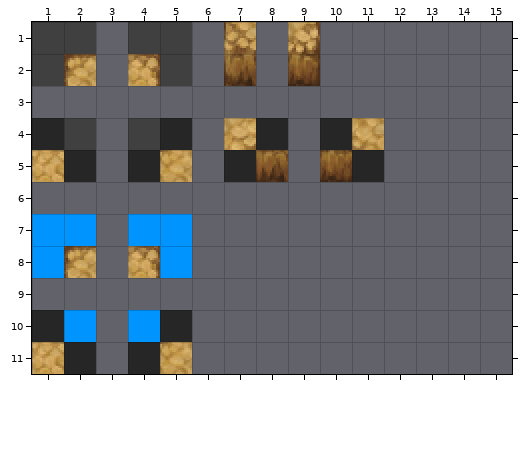
Two states of a Tiled map, resources/maps/rules_cave/rule_06e.tmx. This is how it looked before the edit.
Cells are 16x16 px. Shown: x 1..15, y 1..11.
Once edited:
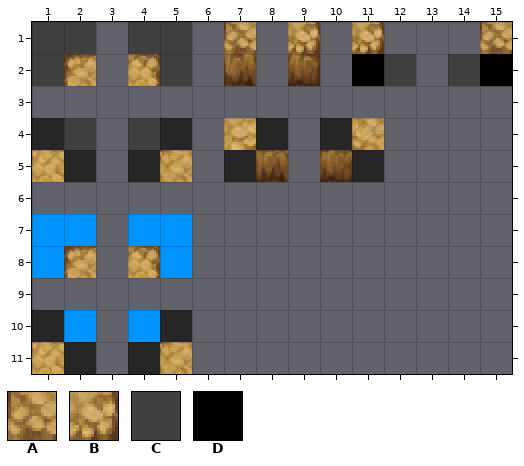
Key: from "dungeon_a4": A 160, B 163; from "rules_ersin_forest": C 3, D 30.
_ is an empty cell.
From old to new:
{"where": "layer \"input_set\""}
{"y":2,"x":11,"old":"__","new":"DC"}
{"y":2,"x":14,"old":"__","new":"CD"}
{"where": "layer \"output_over5 trees\""}
{"y":1,"x":11,"old":"_","new":"B"}
{"y":1,"x":15,"old":"_","new":"A"}
